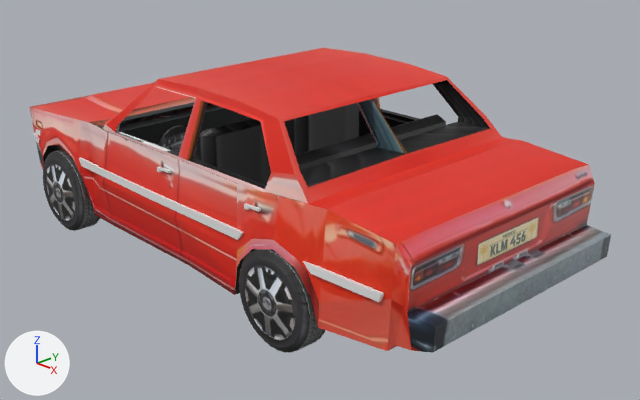
The Blender file Models/toyota_corolla/toyota_simple.blend as it was, and as the next commit left it.
Camera for both pictures: a 50 mm lens placed at (9.33, -7.83, 5.15), pointed at (0.63, 0.34, 0.53). Every picture has the same lights, and +X, +Y and +Z are marked at lower left.

Names of what the first picture shows: 'BackPlate', 'Bars', 'Bars.001', 'Base', 'Roof', 'Seats', 'Steer', 'Wheels'.
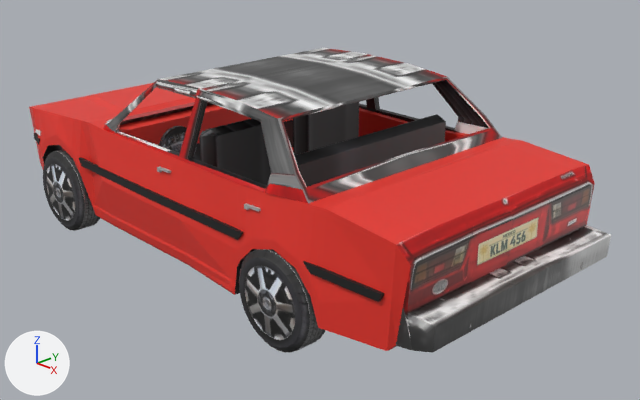
The change, as a diff of the scene's bpy script:
```diff
--- a/Models/toyota_corolla/toyota_simple.blend.py
+++ b/Models/toyota_corolla/toyota_simple.blend.py
@@ img_simple_jpg @@
+img_simple_jpg = load_image('simple.jpg', 'texture/simple.jpg', 512, 512, 'sRGB')
@@ mat_material @@
 mat_material = principled_material('Material')
-mat_material.texture = img_final_jpg
+mat_material.texture = img_simple_jpg
@@ mat_material_007 @@
 mat_material_007 = principled_material('Material.007')
-mat_material_007.texture = img_final_jpg
+mat_material_007.texture = img_simple_jpg
@@ mat_material_012 @@
+mat_material_012 = principled_material('Material.012')
+mat_material_012.texture = img_simple_jpg
@@ mat_material_013 @@
+mat_material_013 = principled_material('Material.013')
+mat_material_013.texture = img_simple_jpg
@@ me_cube @@
 # used by ob_base; location = (0.0, 0.0, 0.0)
-me_cube.from_pydata(...)  # 303 vertices, 286 faces; spans x -4.43..4.45, y -1.9..1.87, z 0.08..1.68
+me_cube.from_pydata(...)  # 307 vertices, 288 faces; spans x -4.43..4.45, y -1.9..1.87, z 0.08..1.68
+# me_cube part 1
+# 6 faces are deleted
+# 4 vertices are added at (4.13, -0.64, 1.37), (4.1, -0.65, 0.82), (4.13, 0.58, 1.37), (4.1, 0.58, 0.82)
+# 8 new faces join them
+# me_cube part 2: 247 kept faces spanning x -4.43..4.45, y -1.9..1.87, z 0.08..1.68 get new texture (UV) coordinates
 me_cube.materials.append(mat_material)
@@ me_cube_004 @@
 # used by ob_roof; location = (0.0, 0.0, 0.0)
-me_cube_004.from_pydata(...)  # 99 vertices, 84 faces, 1 loose edge; spans x -1.79..2.69, y -1.79..0.0, z 1.53..2.45
+me_cube_004.from_pydata(...)  # 95 vertices, 81 faces, 1 loose edge; spans x -1.79..2.69, y -1.81..0.0, z 1.53..2.45
+# me_cube_004 part 3
+# 7 vertices are removed from x 1.95..2.54, y 0.0, z 1.6..2.34
+# 14 faces are deleted
+# 8 vertices in x -0.52..2.08, y -1.78..-1.53, z 1.59..2.36 move by (0.0, -0.03, 0.0)
+# 4 vertices in x 0.25..1.95, y -1.78..-1.76, z 1.58..1.6 move by (0.0, 0.01, 0.0)
+# 5 vertices move from x -1.4..2.56, y -1.77..-1.45, z 1.59..2.37 to x -1.4..2.55, y -1.78..-1.45, z 1.59..2.37
+# 3 vertices are added at (2.52, 0.0, 1.77), (1.93, 0.0, 2.34), (2.69, -1.68, 1.63)
+# 11 new faces join them
 me_cube_004.materials.append(mat_material_007)
@@ me_cube_001 @@
 me_cube_001.from_pydata(...)  # 12 vertices, 10 faces; spans x -2.21..1.66, y 1.84..1.9, z 3.32..3.77
+me_cube_001.materials.append(mat_material_013)  # picture img_simple_jpg
@@ me_cube_003 @@
 me_cube_003.from_pydata(...)  # 12 vertices, 10 faces; spans x 2.728..3.863, y 1.769..1.876, z 3.356..3.746
+me_cube_003.materials.append(mat_material_012)  # picture img_simple_jpg
```

Boxes [x1, y1, x2, y2] around the edits, measured in the pictures (640 x 400 px; the box of a moved part takes in the faces that stretch with it):
'Base', surface changed: [29, 83, 611, 353] in both
'Roof', surface changed, reshaped (red to grey): [103, 48, 502, 203] in both
'Bars', recoloured (grey to black): [79, 157, 244, 240] in both
'Bars.001', recoloured (grey to black): [303, 261, 384, 302] in both
part 1 of me_cube, moved or reshaped: [408, 170, 611, 327] in both
part 2 of me_cube, surface changed: [29, 83, 611, 353] in both
part 3 of me_cube_004, moved or reshaped: [103, 64, 502, 203] in both
